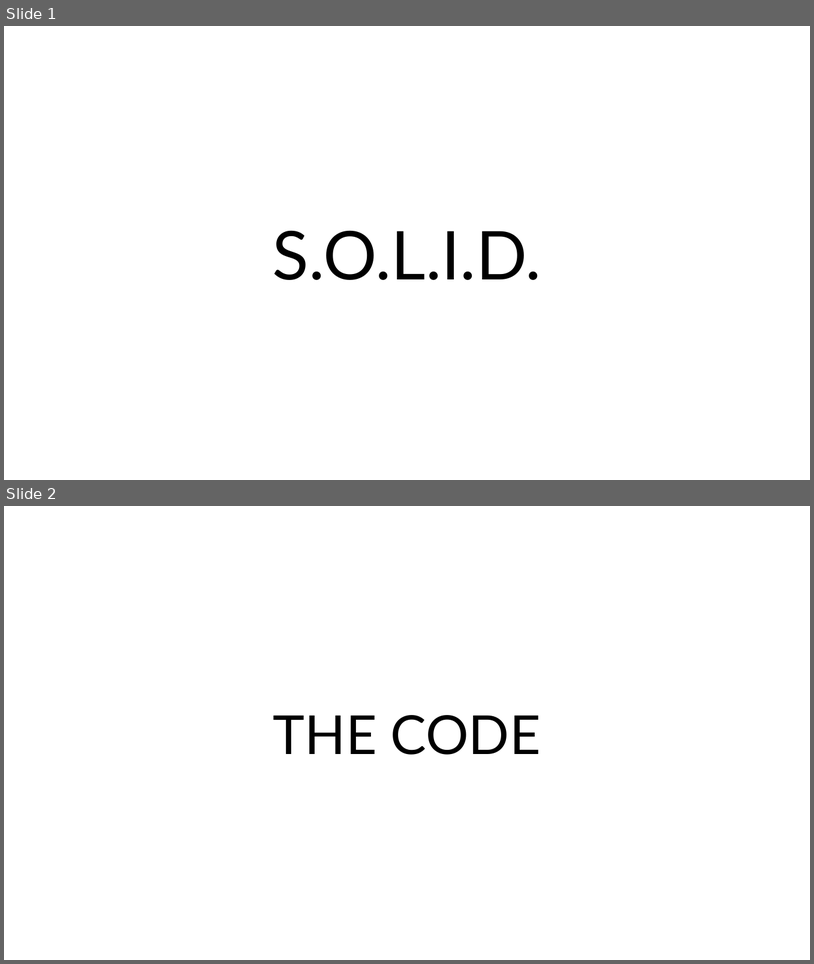
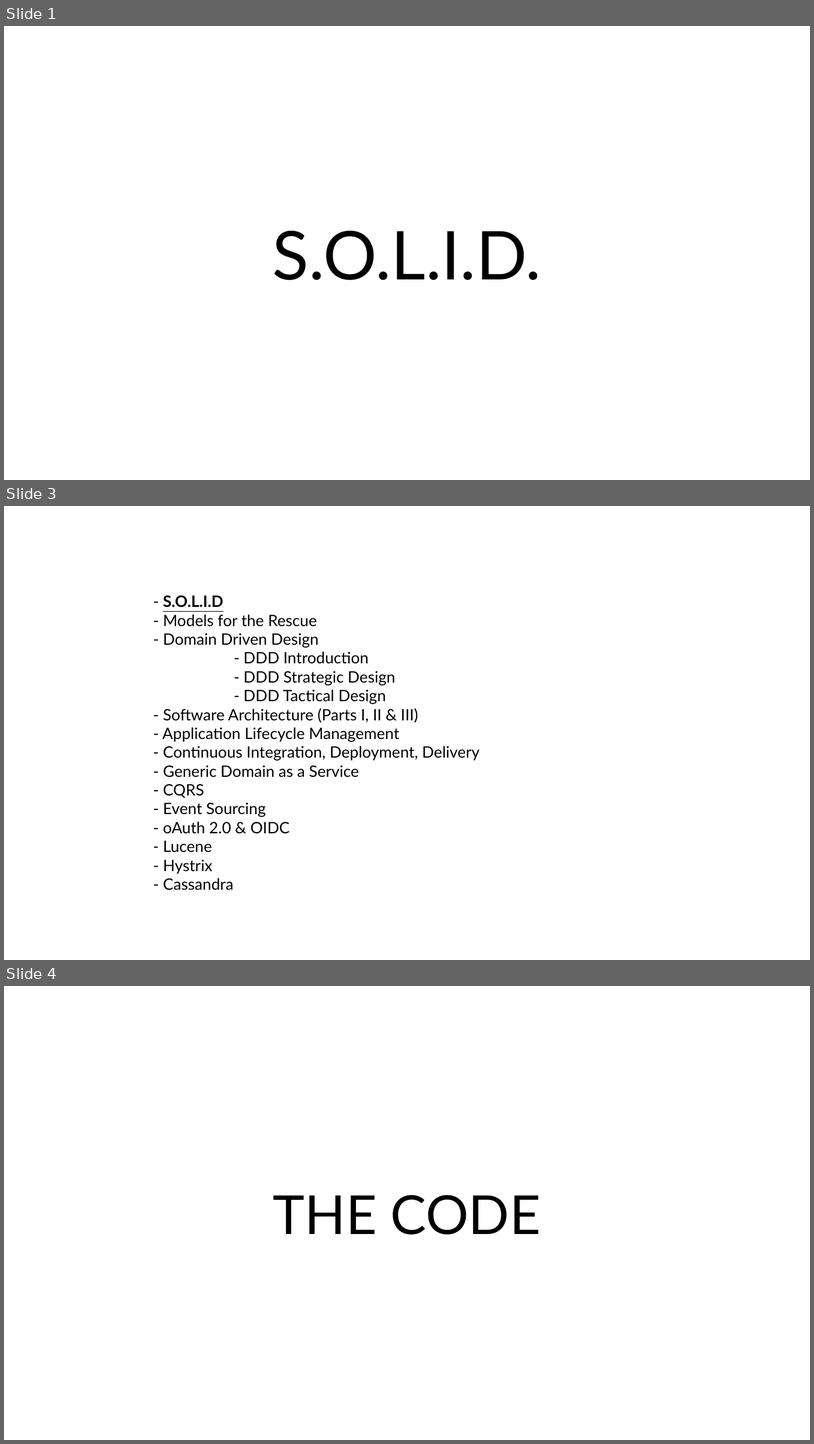
Before and after one commit to Elders/be-a-better-dev, a slide deck: Presentations/SOLID/SOLID.pptx. Shown one above the other, each under a label of ours: slides 1 and 2 before the commit, slides 1, 3 and 4 after it; the slides between them are not shown. The pictures are 814x964 and 814x1444 pixels, drawn with LibreOffice and Linux fonts; fonts in the diff are those of the drawing; background and template pictures are left out. Boxes give left, top, right and bottom in pixels: in the first picture for what was removed or moved away, otherwise in the second. Text is boxed around its words. In the diff, an @@ line names an element or a change of style, - is before the commit and + after.

Commit message:
Added Slides

```diff
--- a/Presentations/SOLID/SOLID.pptx
+++ b/Presentations/SOLID/SOLID.pptx
@@ slide 3 added at <box>4,506,810,960</box>, background picture (left out) @@
@@ title added at <box>162,595,480,890</box>, 14 pt, text #000000 @@
+- S.O.L.I.D
+- Models for the Rescue
+- Domain Driven Design
+- DDD Introduction
+- DDD Strategic Design
+- DDD Tactical Design
+- Software Architecture (Parts I, II & III)
+- Application Lifecycle Management
+- Continuous Integration, Deployment, Delivery
+- Generic Domain as a Service
+- CQRS
+- Event Sourcing
+- oAuth 2.0 & OIDC
+- Lucene
+- Hystrix
+- Cassandra
@@ what was slide 2 is now slide 4 @@
```
Also in this commit, not shown: 1 slide changed, 1 other slide added, 2 other files.
